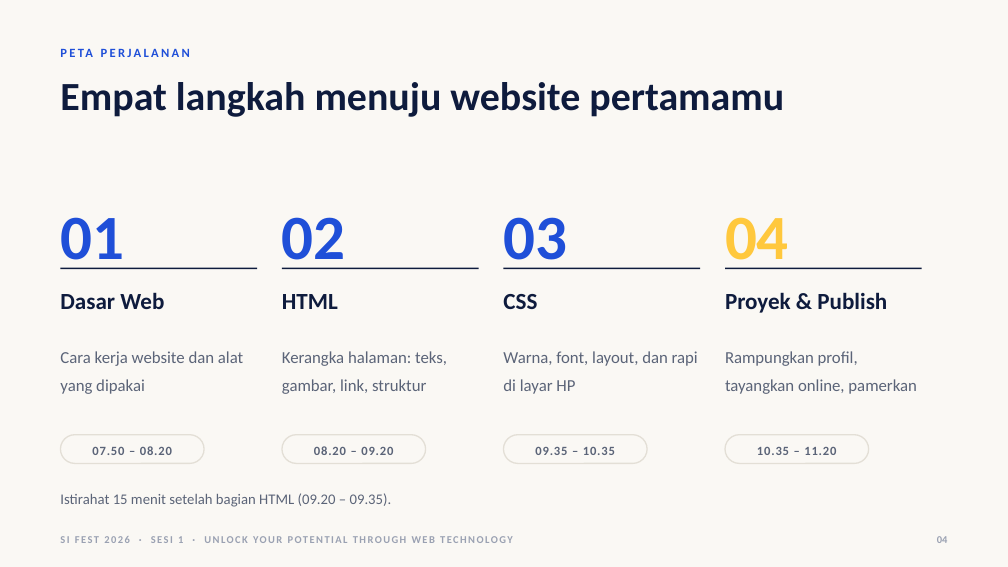
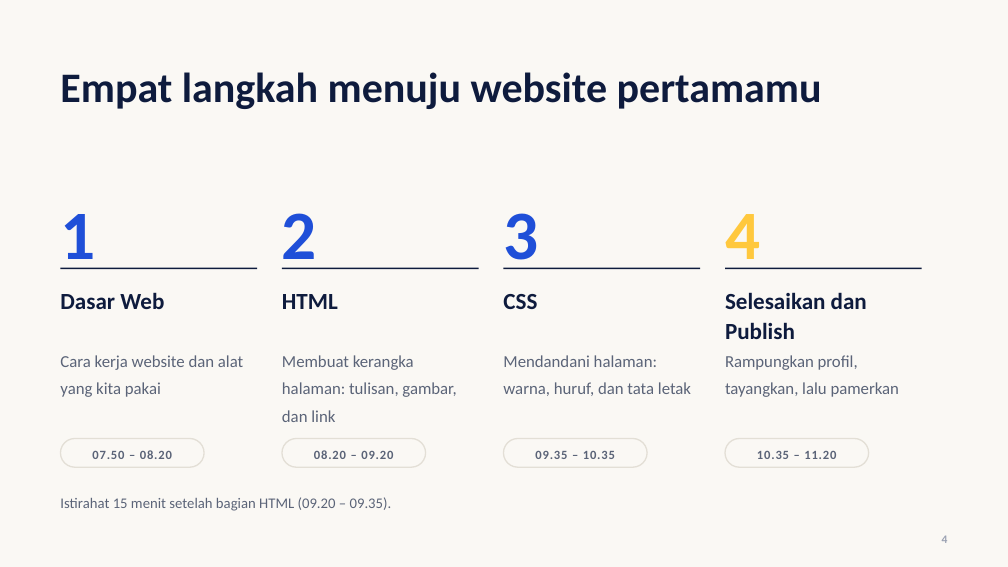
Before and after one commit to RifkiFrds/Seminar, a slide deck: slide 4 of seminar-sifest/SI-Fest-2026-Sesi1-SafeFonts.pptx. Drawn at 1008x567 pixels with LibreOffice and Linux fonts; fonts in the diff are those of the drawing. Boxes give left, top, right and bottom in pixels: in the first picture for what was removed or moved away, otherwise in the second. Text is boxed around its words. In the diff, an @@ line names an element or a change of style, - is before the commit and + after.

```diff
--- a/seminar-sifest/SI-Fest-2026-Sesi1-SafeFonts.pptx
+++ b/seminar-sifest/SI-Fest-2026-Sesi1-SafeFonts.pptx
@@ text "Empat langkah menuju website pertamamu": place and size @@
-text "Empat langkah menuju website pertamamu" at [60, 82, 784, 117]
+text "Empat langkah menuju website pertamamu" at [60, 72, 822, 109]
@@ text "Empat langkah menuju website pertamamu" at [60, 72, 822, 109]: size 38 to 40 pt @@
@@ text removed at [60, 42, 741, 61] @@
-PETA PERJALANAN
@@ text removed at [60, 217, 124, 269] @@
-01
@@ text added at [60, 214, 95, 269], 66 pt, text #1F4FD8, bold @@
+1
@@ text removed at [282, 217, 346, 269] @@
-02
@@ text added at [282, 213, 317, 269], 66 pt, text #1F4FD8, bold @@
+2
@@ text removed at [503, 217, 567, 269] @@
-03
@@ text added at [503, 213, 538, 269], 66 pt, text #1F4FD8, bold @@
+3
@@ text removed at [725, 217, 789, 269] @@
-04
@@ text added at [725, 214, 760, 269], 66 pt, text #FFC83D, bold @@
+4
@@ text at [725, 292, 867, 339]: text changed @@
-Proyek & Publish
+Selesaikan dan Publish
@@ text at [60, 355, 243, 397]: text changed @@
-Cara kerja website dan alat yang dipakai
+Cara kerja website dan alat yang kita pakai
@@ text at [282, 355, 456, 422]: text changed @@
-Kerangka halaman: teks, gambar, link, struktur
+Membuat kerangka halaman: tulisan, gambar, dan link
@@ text at [503, 355, 691, 396]: text changed @@
-Warna, font, layout, dan rapi di layar HP
+Mendandani halaman: warna, huruf, dan tata letak
@@ text at [725, 355, 899, 397]: text changed @@
-Rampungkan profil, tayangkan online, pamerkan
+Rampungkan profil, tayangkan, lalu pamerkan
@@ 5 texts, 4 rounded rectangles: place and size @@
-5 texts, 4 rounded rectangles at [60, 435, 869, 507]
+5 texts, 4 rounded rectangles at [60, 439, 869, 511]
@@ text removed at [178, 536, 183, 543] @@
-SI FEST 2026 · SESI 1 · UNLOCK YOUR POTENTIAL THROUGH WEB TECHNOLOGY
@@ text at [942, 535, 948, 543]: text changed; size 10 to 11 pt @@
-04
+4
```
Also in this commit, not shown: 32 other slides changed, 1 slide added, 52 other files.
